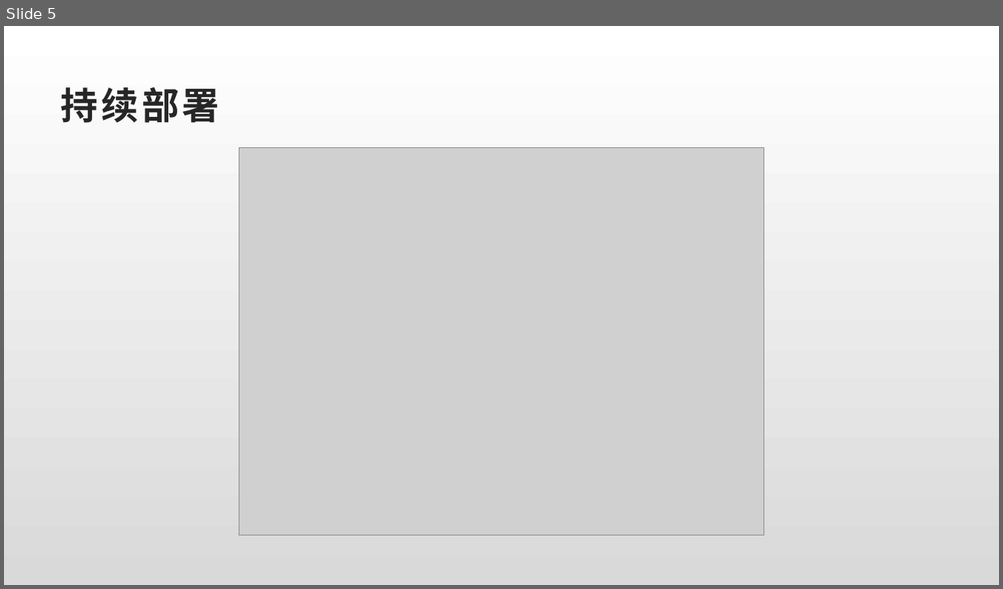
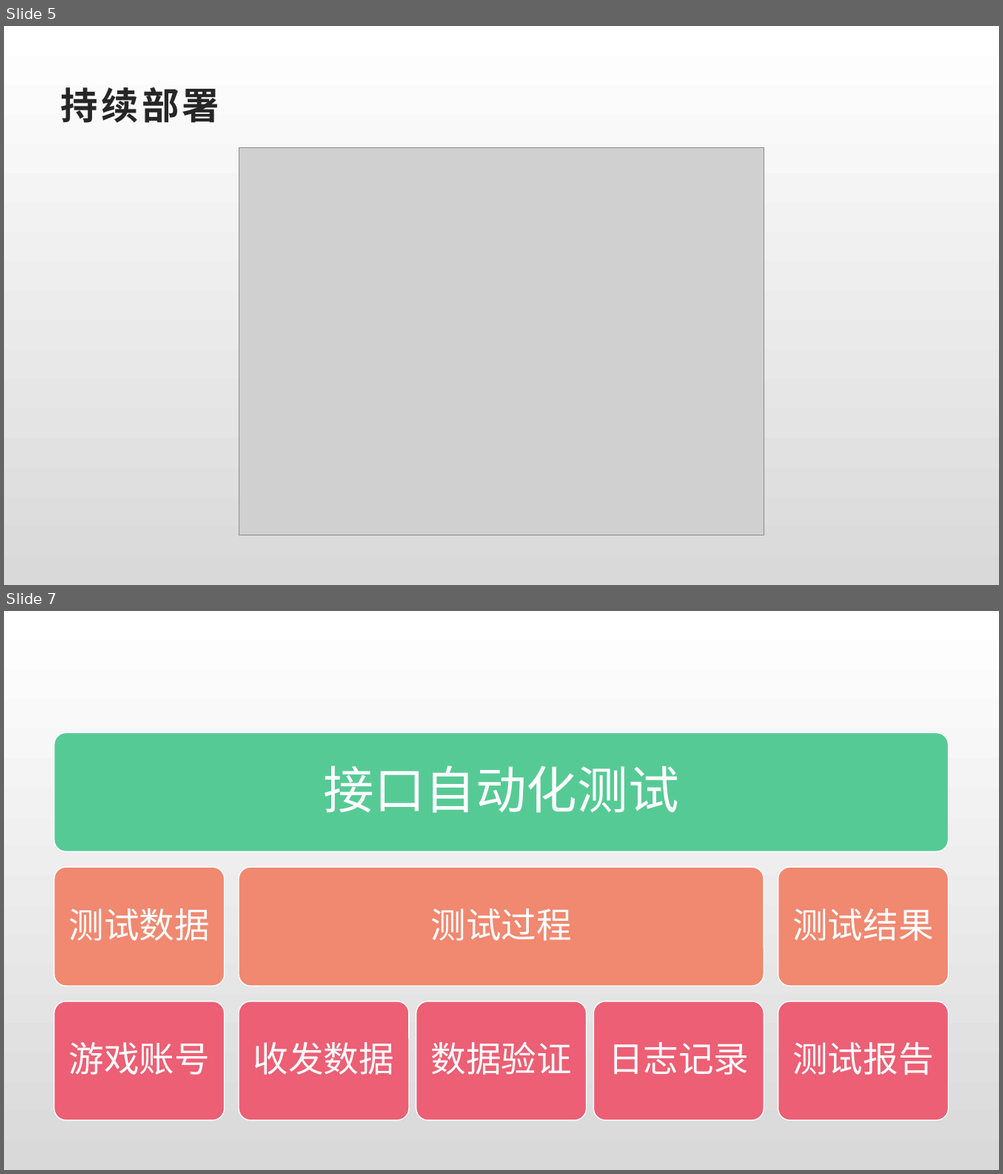
Before and after one commit to zhancongc/quality_assurance, a slide deck: md/软件质量保证插图集合.pptx. Shown one above the other, each under a label of ours: slide 5 before the commit, slides 5 and 7 after it; the slides between them are not shown. The pictures are 1003x589 and 1003x1174 pixels, drawn with LibreOffice and Linux fonts; fonts in the diff are those of the drawing; grey boxes stand for pictures. Boxes give left, top, right and bottom in pixels: in the first picture for what was removed or moved away, otherwise in the second. Text is boxed around its words. In the diff, an @@ line names an element or a change of style, - is before the commit and + after.

Commit message:
游戏接口自动化实践

```diff
--- a/md/软件质量保证插图集合.pptx
+++ b/md/软件质量保证插图集合.pptx
@@ slide 7 added at box(4, 611, 999, 1170), background gradient #FFFFFF to #D9D9D9 @@
@@ group added at box(54, 732, 948, 1122): 9 rounded rectangles, 9 texts @@
+接口自动化测试
+测试数据
+游戏账号
+测试过程
+收发数据
+数据验证
+日志记录
+测试结果
+测试报告
```
Also in this commit, not shown: 1 other slide added, 1 slide removed, 3 other files.
